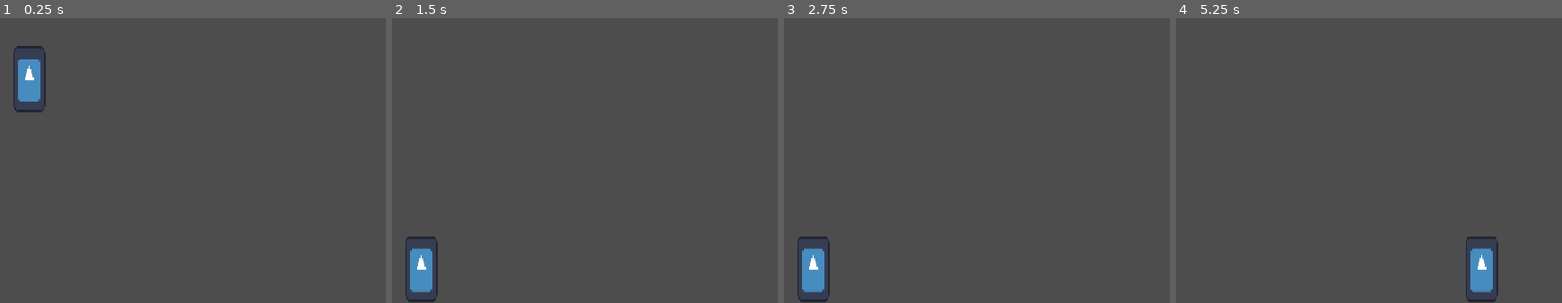
Above: before the commit, frames 1-4 (left to right).
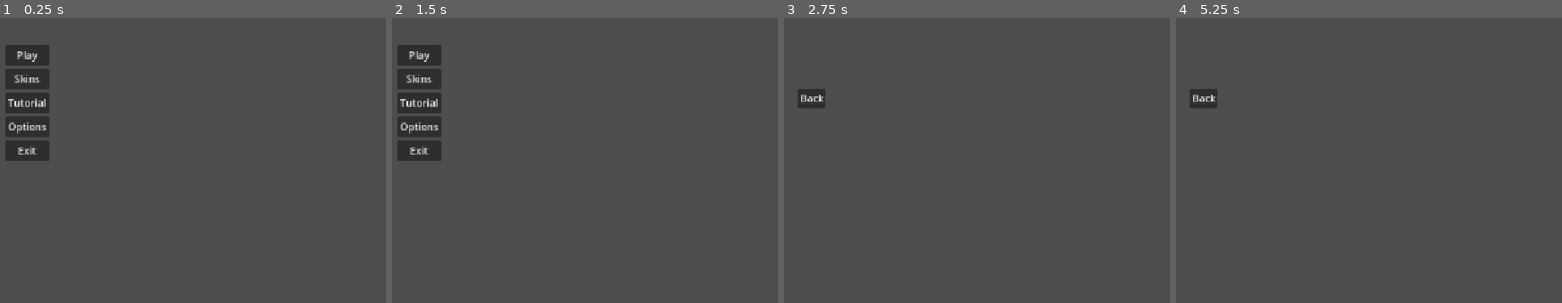
Above: after the commit, the same moments.

Repository: gloomybear300/TritonWareSpring-2025
Game: Godot game, scene res://scenes/Main.tscn
Same seed, same stepped clock (60 frames per second), same inputs: the game is played once before the commit and once after it. The engine's default icon, where the game draws it, is replaced by a stand-in: a white triangle on a blue panel in a dark square.
Inputs (mouse positions are in pixels of both pictures, inside the frame that each line leads up to):
- Up to frame 1 (0.25 s): no input
- Up to frame 2 (1.5 s): click (419, 77) at 0.5 s, where only the run after the commit has a clickable "Skins"; click (419, 97) at 1.25 s, where only the run after the commit has a clickable "Back"
- Up to frame 3 (2.75 s): click (811, 77) at 2 s, where only the run after the commit has a clickable "Skins"
- Up to frame 4 (5.25 s): tap Enter at 2.75 s; hold D (right) 2.78-4.28 s; tap W (jump) at 3.02, 3.77 s; hold A (left) 4.28-5.03 s; hold D (right) from 5.03 s (still down)

The runs differ from the first frame. In frame 1, 3.8% of the frame differs, in the area x 1-13%, y 9-51%; in frame 2, 4.9%, in the area x 1-13%, y 9-100%; in frame 3, 1.6%; in frame 4, 1.6%.
Error before the commit: Parse Error: Preload file "res://platform.tscn" does not exist. (res://scripts/platformer_spawner.gd:4)

Commit message:
addedui
:)

Diff:
--- a/triton-ware-2025-godot/scenes/Main.tscn
+++ b/triton-ware-2025-godot/scenes/Main.tscn
@@ -1,25 +1,61 @@
-[gd_scene load_steps=4 format=3 uid="uid://ctxnelpw4al07"]
+[gd_scene load_steps=2 format=3 uid="uid://c7xxqfni4wnnt"]
 
-[ext_resource type="Script" path="res://scripts/platformer_spawner.gd" id="2_0npj4"]
-[ext_resource type="PackedScene" uid="uid://c7x6dpp030cyv" path="res://scenes/player.tscn" id="2_55sh8"]
+[ext_resource type="Script" uid="uid://dtxvhlmeph63x" path="res://scenes/main.gd" id="1_o5qli"]
 
-[sub_resource type="WorldBoundaryShape2D" id="WorldBoundaryShape2D_fmxm6"]
+[node name="Menu" type="Control"]
+layout_mode = 3
+anchors_preset = 15
+anchor_right = 1.0
+anchor_bottom = 1.0
+grow_horizontal = 2
+grow_vertical = 2
+script = ExtResource("1_o5qli")
 
-[node name="Game" type="Node2D"]
+[node name="CanvasLayer" type="CanvasLayer" parent="."]
 
-[node name="player" parent="." instance=ExtResource("2_55sh8")]
-position = Vector2(579, 249)
+[node name="s" type="MarginContainer" parent="CanvasLayer"]
+layout_direction = 2
+anchors_preset = 8
+anchor_left = 0.5
+anchor_top = 0.5
+anchor_right = 0.5
+anchor_bottom = 0.5
+offset_left = -35.0
+offset_top = -87.5
+offset_right = 35.0
+offset_bottom = 87.5
+grow_horizontal = 2
+grow_vertical = 2
+scale = Vector2(1, 1.03465)
 
-[node name="Ground" type="StaticBody2D" parent="."]
+[node name="VBoxContainer" type="VBoxContainer" parent="CanvasLayer/s"]
+layout_mode = 2
+theme_override_constants/separation = 5
 
-[node name="Sprite2D" type="Sprite2D" parent="Ground"]
+[node name="Play" type="Button" parent="CanvasLayer/s/VBoxContainer"]
+layout_mode = 2
+text = "Play"
 
-[node name="CollisionShape2D" type="CollisionShape2D" parent="Ground"]
-position = Vector2(568, 644)
-shape = SubResource("WorldBoundaryShape2D_fmxm6")
+[node name="Skins" type="Button" parent="CanvasLayer/s/VBoxContainer"]
+layout_mode = 2
+text = "Skins
+"
 
-[node name="Platformer Spawner" type="Node" parent="."]
-script = ExtResource("2_0npj4")
+[node name="Tutorial" type="Button" parent="CanvasLayer/s/VBoxContainer"]
+layout_mode = 2
+text = "Tutorial"
 
-[node name="point" type="Marker2D" parent="Platformer Spawner"]
-position = Vector2(1274, 340)
+[node name="Options" type="Button" parent="CanvasLayer/s/VBoxContainer"]
+layout_mode = 2
+text = "Options
+"
+
+[node name="Exit" type="Button" parent="CanvasLayer/s/VBoxContainer"]
+layout_mode = 2
+text = "Exit"
+
+[connection signal="pressed" from="CanvasLayer/s/VBoxContainer/Play" to="." method="_on_play_pressed"]
+[connection signal="pressed" from="CanvasLayer/s/VBoxContainer/Skins" to="." method="_on_skins_pressed"]
+[connection signal="pressed" from="CanvasLayer/s/VBoxContainer/Tutorial" to="." method="_on_tutorial_pressed"]
+[connection signal="pressed" from="CanvasLayer/s/VBoxContainer/Options" to="." method="_on_options_pressed"]
+[connection signal="pressed" from="CanvasLayer/s/VBoxContainer/Exit" to="." method="_on_exit_pressed"]
--- /dev/null
+++ b/triton-ware-2025-godot/scenes/game.tscn
@@ -0,0 +1,25 @@
+[gd_scene load_steps=4 format=3 uid="uid://ctxnelpw4al07"]
+
+[ext_resource type="PackedScene" uid="uid://c7x6dpp030cyv" path="res://scenes/player.tscn" id="1_yqjtg"]
+[ext_resource type="Script" uid="uid://be3eswngom4pu" path="res://scripts/platformer_spawner.gd" id="2_lnu2h"]
+
+[sub_resource type="WorldBoundaryShape2D" id="WorldBoundaryShape2D_fmxm6"]
+
+[node name="Game" type="Node2D"]
+
+[node name="player" parent="." instance=ExtResource("1_yqjtg")]
+position = Vector2(579, 249)
+
+[node name="Ground" type="StaticBody2D" parent="."]
+
+[node name="Sprite2D" type="Sprite2D" parent="Ground"]
+
+[node name="CollisionShape2D" type="CollisionShape2D" parent="Ground"]
+position = Vector2(568, 644)
+shape = SubResource("WorldBoundaryShape2D_fmxm6")
+
+[node name="Platformer Spawner" type="Node" parent="."]
+script = ExtResource("2_lnu2h")
+
+[node name="point" type="Marker2D" parent="Platformer Spawner"]
+position = Vector2(1274, 340)
--- /dev/null
+++ b/triton-ware-2025-godot/scenes/gameOver.tscn
@@ -0,0 +1,36 @@
+[gd_scene load_steps=2 format=3 uid="uid://oxdpjk0tmw2j"]
+
+[ext_resource type="Script" uid="uid://cvua102x1ekqu" path="res://game_over.gd" id="1_xlotp"]
+
+[node name="GameOver" type="Control"]
+layout_mode = 3
+anchors_preset = 15
+anchor_right = 1.0
+anchor_bottom = 1.0
+grow_horizontal = 2
+grow_vertical = 2
+script = ExtResource("1_xlotp")
+
+[node name="CanvasLayer" type="CanvasLayer" parent="."]
+
+[node name="gameOverText" type="Label" parent="CanvasLayer"]
+offset_right = 40.0
+offset_bottom = 23.0
+text = "Game Over
+"
+
+[node name="ScoreLabel" type="Label" parent="CanvasLayer"]
+offset_right = 40.0
+offset_bottom = 23.0
+text = "score"
+
+[node name="VBoxContainer" type="VBoxContainer" parent="CanvasLayer/ScoreLabel"]
+layout_mode = 0
+offset_right = 40.0
+offset_bottom = 40.0
+
+[node name="retryButton" type="Button" parent="CanvasLayer/ScoreLabel/VBoxContainer"]
+layout_mode = 2
+
+[node name="mainButton" type="Button" parent="CanvasLayer/ScoreLabel/VBoxContainer"]
+layout_mode = 2
--- /dev/null
+++ b/triton-ware-2025-godot/scenes/main.gd
@@ -0,0 +1,26 @@
+extends Control
+
+@export var main_menu_scene : PackedScene
+func _on_play_pressed() -> void:
+	get_tree().change_scene_to_file("res://scenes/game.tscn");
+	pass # Replace with function body.
+
+
+func _on_skins_pressed() -> void:
+	get_tree().change_scene_to_file("res://scenes/skins.tscn");
+	pass # Replace with function body.
+
+
+
+func _on_options_pressed() -> void:
+	get_tree().change_scene_to_file("res://scenes/options.tscn");
+	pass # Replace with function body.
+
+func _on_tutorial_pressed() -> void:
+	get_tree().change_scene_to_file("res://scenes/tutorial.tscn");
+	pass # Replace with function body.
+
+
+func _on_exit_pressed() -> void:
+	get_tree().quit();
+	pass # Replace with function body.
--- /dev/null
+++ b/triton-ware-2025-godot/scenes/options.tscn
@@ -0,0 +1,39 @@
+[gd_scene load_steps=2 format=3 uid="uid://8d2xk3o1aa8u"]
+
+[ext_resource type="Script" uid="uid://c3m5oo7ga3v5h" path="res://scripts/options.gd" id="1_5v8ap"]
+
+[node name="Menu" type="Control"]
+layout_mode = 3
+anchors_preset = 15
+anchor_right = 1.0
+anchor_bottom = 1.0
+offset_left = -4.0
+offset_top = -1.0
+offset_right = -4.0
+offset_bottom = -1.0
+grow_horizontal = 2
+grow_vertical = 2
+script = ExtResource("1_5v8ap")
+
+[node name="MarginContainer" type="MarginContainer" parent="."]
+layout_mode = 1
+anchors_preset = 8
+anchor_left = 0.5
+anchor_top = 0.5
+anchor_right = 0.5
+anchor_bottom = 0.5
+offset_left = -22.5
+offset_top = -20.0
+offset_right = 22.5
+offset_bottom = 20.0
+grow_horizontal = 2
+grow_vertical = 2
+
+[node name="VBoxContainer" type="VBoxContainer" parent="MarginContainer"]
+layout_mode = 2
+
+[node name="Back" type="Button" parent="MarginContainer/VBoxContainer"]
+layout_mode = 2
+text = "Back"
+
+[connection signal="pressed" from="MarginContainer/VBoxContainer/Back" to="." method="_on_back_pressed"]
--- /dev/null
+++ b/triton-ware-2025-godot/scenes/skins.tscn
@@ -0,0 +1,35 @@
+[gd_scene load_steps=2 format=3 uid="uid://bk3rfhmxv7bho"]
+
+[ext_resource type="Script" uid="uid://6u5eunpr5wa5" path="res://scripts/skins.gd" id="1_5xf5c"]
+
+[node name="Menu" type="Control"]
+layout_mode = 3
+anchors_preset = 15
+anchor_right = 1.0
+anchor_bottom = 1.0
+grow_horizontal = 2
+grow_vertical = 2
+script = ExtResource("1_5xf5c")
+
+[node name="MarginContainer" type="MarginContainer" parent="."]
+layout_mode = 1
+anchors_preset = 8
+anchor_left = 0.5
+anchor_top = 0.5
+anchor_right = 0.5
+anchor_bottom = 0.5
+offset_left = -22.5
+offset_top = -20.0
+offset_right = 22.5
+offset_bottom = 20.0
+grow_horizontal = 2
+grow_vertical = 2
+
+[node name="VBoxContainer" type="VBoxContainer" parent="MarginContainer"]
+layout_mode = 2
+
+[node name="Back" type="Button" parent="MarginContainer/VBoxContainer"]
+layout_mode = 2
+text = "Back"
+
+[connection signal="pressed" from="MarginContainer/VBoxContainer/Back" to="." method="_on_back_pressed"]
--- /dev/null
+++ b/triton-ware-2025-godot/scenes/tutorial.tscn
@@ -0,0 +1,35 @@
+[gd_scene load_steps=2 format=3 uid="uid://b16fthiwfpadw"]
+
+[ext_resource type="Script" uid="uid://6kwbrj7bxvul" path="res://scripts/tutorial.gd" id="1_7n6eb"]
+
+[node name="Menu" type="Control"]
+layout_mode = 3
+anchors_preset = 15
+anchor_right = 1.0
+anchor_bottom = 1.0
+grow_horizontal = 2
+grow_vertical = 2
+script = ExtResource("1_7n6eb")
+
+[node name="MarginContainer" type="MarginContainer" parent="."]
+layout_mode = 1
+anchors_preset = 8
+anchor_left = 0.5
+anchor_top = 0.5
+anchor_right = 0.5
+anchor_bottom = 0.5
+offset_left = -22.5
+offset_top = -20.0
+offset_right = 22.5
+offset_bottom = 20.0
+grow_horizontal = 2
+grow_vertical = 2
+
+[node name="VBoxContainer" type="VBoxContainer" parent="MarginContainer"]
+layout_mode = 2
+
+[node name="Back" type="Button" parent="MarginContainer/VBoxContainer"]
+layout_mode = 2
+text = "Back"
+
+[connection signal="pressed" from="MarginContainer/VBoxContainer/Back" to="." method="_on_back_pressed"]
--- /dev/null
+++ b/triton-ware-2025-godot/scripts/game_over.gd
@@ -0,0 +1,14 @@
+extends Control
+
+@export var main_menu_scene : PackedScene
+@export var game_scene : PackedScene
+
+func show_game_over(score: int):
+	$CanvasLayer/ScoreLabel.text = "Score: %d" % score
+	self.visible = true
+
+func _on_retry_button_pressed():
+	get_tree().change_scene_to_packed(game_scene)
+
+func _on_main_menu_button_pressed():
+	get_tree().change_scene_to_packed(main_menu_scene)
--- /dev/null
+++ b/triton-ware-2025-godot/scripts/options.gd
@@ -0,0 +1,7 @@
+extends Control
+
+@export var skins_scene : PackedScene
+
+func _on_back_pressed() -> void:
+	get_tree().change_scene_to_file("res://scenes/main.tscn");
+	pass # Replace with function body.
--- a/triton-ware-2025-godot/scripts/platformer_spawner.gd
+++ b/triton-ware-2025-godot/scripts/platformer_spawner.gd
@@ -1,7 +1,7 @@
 extends Node
 
 @onready var point: Marker2D = $point
-@onready var platform_scene = preload("res://platform.tscn")
+@onready var platform_scene = preload("res://scenes/platform.tscn")
 
 @onready var wait: float = 2
 var timer: float = wait
--- /dev/null
+++ b/triton-ware-2025-godot/scripts/skins.gd
@@ -0,0 +1,7 @@
+extends Control
+
+@export var skins_scene : PackedScene
+
+func _on_back_pressed() -> void:
+	get_tree().change_scene_to_file("res://scenes/main.tscn");
+	pass # Replace with function body.
--- /dev/null
+++ b/triton-ware-2025-godot/scripts/tutorial.gd
@@ -0,0 +1,7 @@
+extends Control
+
+@export var tutorial_scene : PackedScene
+
+func _on_back_pressed() -> void:
+	get_tree().change_scene_to_file("res://scenes/main.tscn");
+	pass # Replace with function body.
Not shown, added: triton-ware-2025-godot/scenes/main.gd.uid
Not shown, added: triton-ware-2025-godot/scripts/game_over.gd.uid
Not shown, added: triton-ware-2025-godot/scripts/options.gd.uid
Not shown, added: triton-ware-2025-godot/scripts/platform.gd.uid
Not shown, added: triton-ware-2025-godot/scripts/platformer_spawner.gd.uid
Not shown, added: triton-ware-2025-godot/scripts/player.gd.uid
Not shown, added: triton-ware-2025-godot/scripts/skins.gd.uid
Not shown, added: triton-ware-2025-godot/scripts/tutorial.gd.uid
